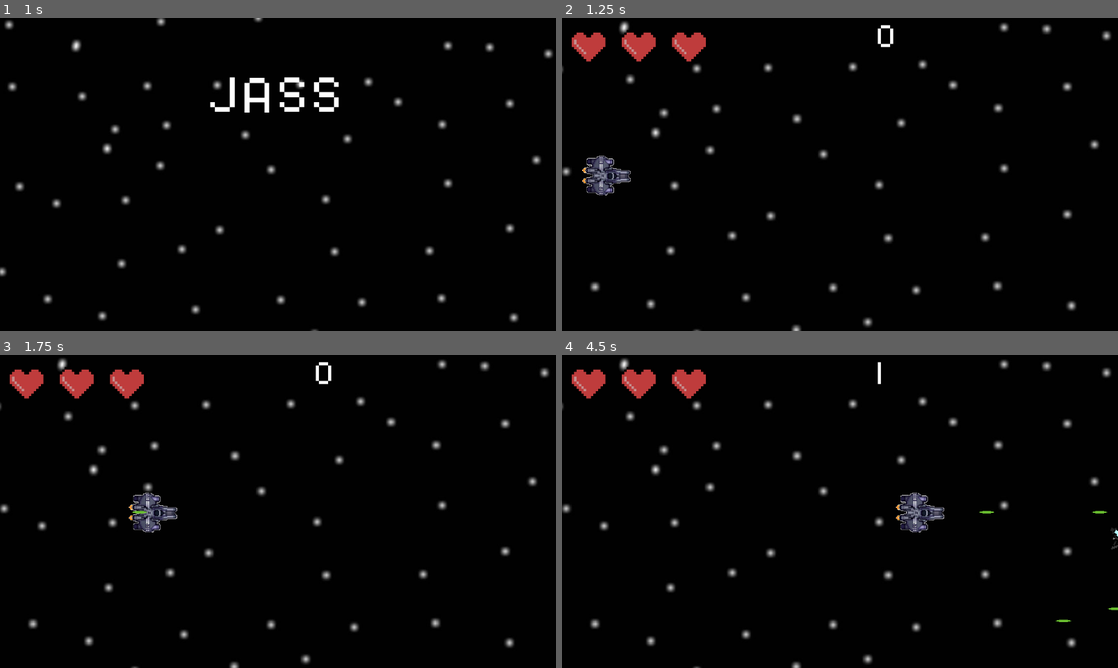
Above: before the commit, frames 1-4 (two rows, left to right).
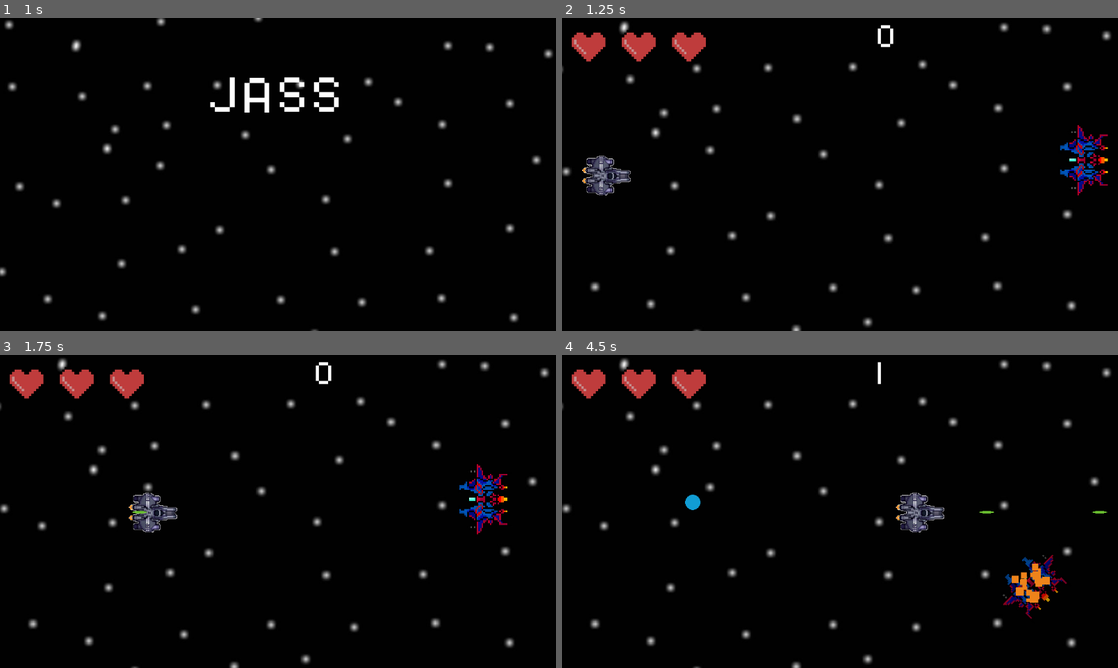
Above: after the commit, the same moments.

Repository: cofeek-codes/Space-Strike
Game: Godot game, scene res://scenes/ui/main_menu.tscn
Same seed, same stepped clock (60 frames per second), same inputs: the game is played once before the commit and once after it.
Inputs (mouse positions are in pixels of both pictures, inside the frame that each line leads up to):
- Up to frame 1 (1 s): click (300, 212) at 0.5 s
- Up to frame 2 (1.25 s): no input
- Up to frame 3 (1.75 s): move the mouse to (400, 495) at 1.27 s; hold D (move_right) from 1.28 s (still down); click (400, 495) at 1.35 s
- Up to frame 4 (4.5 s): move the mouse to (728, 527) at 2.02 s; release D (move_right) at 2.03 s; hold S (move_down) 2.03-2.78 s; click (728, 527) at 2.1 s; move the mouse to (895, 442) at 2.77 s; hold D (move_right) 2.78-3.53 s; click (895, 442) at 2.85 s; move the mouse to (812, 574) at 3.52 s; hold W (move_up) 3.53-4.28 s; click (812, 574) at 3.6 s; move the mouse to (1006, 558) at 4.27 s; hold A (move_left) from 4.28 s (still down); click (1006, 558) at 4.35 s

Frame 1 is identical in both runs. In frame 2, 0.8% of the frame differs, in the area x 89-99%, y 34-57%; in frame 3, 0.7%; in frame 4, 1.1%, in the area x 22-100%, y 44-86%.

Commit message:
[curve enemy]: works, need healthbar + basic enemy refactor and fixes

Diff:
--- a/scenes/enemies/_enemies/basic_enemy.tscn
+++ b/scenes/enemies/_enemies/basic_enemy.tscn
@@ -127,14 +127,14 @@
 "speed": 12.0
 }]
 
-[node name="Enemy" type="Area2D" groups=["enemies"]]
+[node name="BasicEnemy" type="Area2D" groups=["enemies"]]
 rotation = -1.5708
 scale = Vector2(0.3, 0.3)
 script = ExtResource("1_vvoms")
 
 [node name="AnimationPlayer" type="AnimatedSprite2D" parent="."]
 sprite_frames = SubResource("SpriteFrames_ftmxs")
-animation = &"die"
+animation = &"idle"
 autoplay = "idle"
 
 [node name="Collider" type="CollisionPolygon2D" parent="."]
--- /dev/null
+++ b/scenes/enemies/_enemies/curve_enemy.tscn
@@ -0,0 +1,208 @@
+[gd_scene load_steps=13 format=3 uid="uid://c017vfwykfhoy"]
+
+[ext_resource type="Texture2D" uid="uid://dinhjdkmt2xf2" path="res://assets/enemies/curve_enemy.png" id="1_2m6l4"]
+[ext_resource type="Script" path="res://scripts/enemies/curve_enemy.gd" id="1_b86ij"]
+[ext_resource type="Texture2D" uid="uid://rcwhsj1bbme2" path="res://assets/enemies/curve_enemy-hit-sheet.png" id="2_lx1iy"]
+[ext_resource type="Material" uid="uid://dtwdi1tju8edo" path="res://graphics/particle_systems/explosion_psm.tres" id="4_io53w"]
+[ext_resource type="AudioStream" uid="uid://bo7j87psymy0s" path="res://assets/audio/sfx/explosion.wav" id="5_4wb8w"]
+
+[sub_resource type="AtlasTexture" id="AtlasTexture_rx0id"]
+atlas = ExtResource("2_lx1iy")
+region = Rect2(0, 0, 704, 704)
+
+[sub_resource type="AtlasTexture" id="AtlasTexture_niymb"]
+atlas = ExtResource("2_lx1iy")
+region = Rect2(704, 0, 704, 704)
+
+[sub_resource type="SpriteFrames" id="SpriteFrames_hune7"]
+animations = [{
+"frames": [{
+"duration": 1.0,
+"texture": SubResource("AtlasTexture_rx0id")
+}, {
+"duration": 1.0,
+"texture": SubResource("AtlasTexture_niymb")
+}, {
+"duration": 1.0,
+"texture": SubResource("AtlasTexture_rx0id")
+}, {
+"duration": 1.0,
+"texture": SubResource("AtlasTexture_niymb")
+}, {
+"duration": 1.0,
+"texture": SubResource("AtlasTexture_rx0id")
+}, {
+"duration": 1.0,
+"texture": SubResource("AtlasTexture_niymb")
+}, {
+"duration": 1.0,
+"texture": SubResource("AtlasTexture_rx0id")
+}],
+"loop": false,
+"name": &"hit",
+"speed": 12.0
+}, {
+"frames": [{
+"duration": 1.0,
+"texture": ExtResource("1_2m6l4")
+}],
+"loop": false,
+"name": &"idle",
+"speed": 12.0
+}]
+
+[sub_resource type="Animation" id="Animation_6jk40"]
+length = 0.001
+tracks/0/type = "value"
+tracks/0/imported = false
+tracks/0/enabled = true
+tracks/0/path = NodePath("Sprite:rotation")
+tracks/0/interp = 1
+tracks/0/loop_wrap = true
+tracks/0/keys = {
+"times": PackedFloat32Array(0),
+"transitions": PackedFloat32Array(1),
+"update": 0,
+"values": [3.55271e-15]
+}
+tracks/1/type = "value"
+tracks/1/imported = false
+tracks/1/enabled = true
+tracks/1/path = NodePath("Sprite:self_modulate")
+tracks/1/interp = 1
+tracks/1/loop_wrap = true
+tracks/1/keys = {
+"times": PackedFloat32Array(0),
+"transitions": PackedFloat32Array(1),
+"update": 0,
+"values": [Color(1, 1, 1, 1)]
+}
+tracks/2/type = "value"
+tracks/2/imported = false
+tracks/2/enabled = true
+tracks/2/path = NodePath("Sprite:animation")
+tracks/2/interp = 1
+tracks/2/loop_wrap = true
+tracks/2/keys = {
+"times": PackedFloat32Array(0),
+"transitions": PackedFloat32Array(1),
+"update": 1,
+"values": [&"hit"]
+}
+tracks/3/type = "value"
+tracks/3/imported = false
+tracks/3/enabled = true
+tracks/3/path = NodePath("Sprite:frame")
+tracks/3/interp = 1
+tracks/3/loop_wrap = true
+tracks/3/keys = {
+"times": PackedFloat32Array(0),
+"transitions": PackedFloat32Array(1),
+"update": 1,
+"values": [0]
+}
+
+[sub_resource type="Animation" id="Animation_1juj5"]
+resource_name = "die"
+length = 0.9
+tracks/0/type = "value"
+tracks/0/imported = false
+tracks/0/enabled = true
+tracks/0/path = NodePath("Sprite:rotation")
+tracks/0/interp = 1
+tracks/0/loop_wrap = true
+tracks/0/keys = {
+"times": PackedFloat32Array(0, 0.3, 0.6, 0.9),
+"transitions": PackedFloat32Array(1, 1, 1, 1),
+"update": 0,
+"values": [3.55271e-15, 0.785398, 1.5708, 2.35619]
+}
+tracks/1/type = "value"
+tracks/1/imported = false
+tracks/1/enabled = true
+tracks/1/path = NodePath("Sprite:self_modulate")
+tracks/1/interp = 1
+tracks/1/loop_wrap = true
+tracks/1/keys = {
+"times": PackedFloat32Array(0, 0.3, 0.6, 0.9),
+"transitions": PackedFloat32Array(1, 1, 1, 1),
+"update": 0,
+"values": [Color(1, 1, 1, 1), Color(0.75, 0.75, 0.75, 1), Color(0.5, 0.5, 0.5, 1), Color(0.25, 0.25, 0.25, 1)]
+}
+
+[sub_resource type="Animation" id="Animation_3hpeq"]
+resource_name = "hit"
+length = 0.7
+step = 0.1
+tracks/0/type = "value"
+tracks/0/imported = false
+tracks/0/enabled = true
+tracks/0/path = NodePath("Sprite:animation")
+tracks/0/interp = 1
+tracks/0/loop_wrap = true
+tracks/0/keys = {
+"times": PackedFloat32Array(0),
+"transitions": PackedFloat32Array(1),
+"update": 1,
+"values": [&"hit"]
+}
+tracks/1/type = "value"
+tracks/1/imported = false
+tracks/1/enabled = true
+tracks/1/path = NodePath("Sprite:frame")
+tracks/1/interp = 1
+tracks/1/loop_wrap = true
+tracks/1/keys = {
+"times": PackedFloat32Array(0, 0.1, 0.2, 0.3, 0.4, 0.5, 0.6),
+"transitions": PackedFloat32Array(1, 1, 1, 1, 1, 1, 1),
+"update": 1,
+"values": [0, 1, 2, 3, 4, 5, 6]
+}
+
+[sub_resource type="AnimationLibrary" id="AnimationLibrary_05t14"]
+_data = {
+"RESET": SubResource("Animation_6jk40"),
+"die": SubResource("Animation_1juj5"),
+"hit": SubResource("Animation_3hpeq")
+}
+
+[node name="CurveEnemy" type="Area2D" groups=["enemies"]]
+rotation = -1.5708
+scale = Vector2(0.3, 0.3)
+script = ExtResource("1_b86ij")
+
+[node name="Sprite" type="AnimatedSprite2D" parent="."]
+sprite_frames = SubResource("SpriteFrames_hune7")
+animation = &"hit"
+
+[node name="Collider" type="CollisionPolygon2D" parent="."]
+visible = false
+polygon = PackedVector2Array(-253, -55, -209, -99, -198, -110, -110, -165, -99, -176, -44, -176, 45, -176, 99, -176, 187, -110, 198, -110, 253, -55, 253, -33, 187, 110, 187, 198, 176, 198, -176, 198, -187, 198, -198, 55, -198, 44, -231, -1.00973e-05, -253, -34)
+
+[node name="AudioPlayer" type="AudioStreamPlayer" parent="."]
+stream = ExtResource("5_4wb8w")
+bus = &"SFX"
+
+[node name="ExplosionPS" type="GPUParticles2D" parent="."]
+scale = Vector2(5, 5)
+emitting = false
+amount = 25
+process_material = ExtResource("4_io53w")
+one_shot = true
+explosiveness = 1.0
+local_coords = true
+
+[node name="AimMarker" type="Marker2D" parent="."]
+position = Vector2(7.34351e-06, -168)
+
+[node name="ShootCoolDownTimer" type="Timer" parent="."]
+wait_time = 1.5
+autostart = true
+
+[node name="AnimationPlayer" type="AnimationPlayer" parent="."]
+libraries = {
+"": SubResource("AnimationLibrary_05t14")
+}
+
+[connection signal="area_entered" from="." to="." method="_on_area_entered"]
+[connection signal="timeout" from="ShootCoolDownTimer" to="." method="_on_shoot_cool_down_timer_timeout"]
--- /dev/null
+++ b/scenes/enemies/enemy_curve_bullet.tscn
@@ -0,0 +1,31 @@
+[gd_scene load_steps=5 format=3 uid="uid://4itmmbhxkf4w"]
+
+[ext_resource type="Script" path="res://scripts/enemies/curve_enemy_bullet.gd" id="1_r23lg"]
+[ext_resource type="Texture2D" uid="uid://bgwimcb1bun7k" path="res://assets/enemies/curve_enemy_bullet.png" id="2_opeje"]
+[ext_resource type="AudioStream" uid="uid://bgmaul6bxxttl" path="res://assets/audio/sfx/shot.wav" id="3_jusxg"]
+
+[sub_resource type="CircleShape2D" id="CircleShape2D_tavsy"]
+radius = 16.0312
+
+[node name="CurveEnemyBullet" type="Area2D"]
+script = ExtResource("1_r23lg")
+OSCILLATION_AMPLITUDE = 1.0
+
+[node name="Sprite" type="Sprite2D" parent="."]
+texture = ExtResource("2_opeje")
+
+[node name="Collider" type="CollisionShape2D" parent="."]
+shape = SubResource("CircleShape2D_tavsy")
+
+[node name="DispawnTimer" type="Timer" parent="."]
+process_callback = 0
+wait_time = 5.0
+one_shot = true
+autostart = true
+
+[node name="AudioPlayer" type="AudioStreamPlayer" parent="."]
+stream = ExtResource("3_jusxg")
+bus = &"SFX"
+
+[connection signal="body_entered" from="." to="." method="_on_body_entered"]
+[connection signal="timeout" from="DispawnTimer" to="." method="_on_dispawn_timer_timeout"]
--- a/scenes/main/game.tscn
+++ b/scenes/main/game.tscn
@@ -1,10 +1,11 @@
-[gd_scene load_steps=6 format=3 uid="uid://d2srv830ah0a5"]
+[gd_scene load_steps=7 format=3 uid="uid://d2srv830ah0a5"]
 
 [ext_resource type="Texture2D" uid="uid://bidl06v5fr0ip" path="res://assets/game/background.jpg" id="1_5su6y"]
 [ext_resource type="PackedScene" uid="uid://c475vp2gxr3q2" path="res://scenes/player/player.tscn" id="2_pe4lf"]
 [ext_resource type="PackedScene" uid="uid://tqna3almfkmy" path="res://scenes/enemies/enemy_spawner.tscn" id="3_pij6b"]
 [ext_resource type="PackedScene" uid="uid://d2xckmbbw3qnl" path="res://scenes/game_ui/healthbar.tscn" id="4_ms05x"]
 [ext_resource type="PackedScene" uid="uid://cy6ltlhn2n88p" path="res://scenes/game_ui/score.tscn" id="5_14cxf"]
+[ext_resource type="PackedScene" uid="uid://c017vfwykfhoy" path="res://scenes/enemies/_enemies/curve_enemy.tscn" id="6_bnwte"]
 
 [node name="Game" type="Node2D"]
 
@@ -17,6 +18,7 @@
 position = Vector2(90, 324)
 
 [node name="EnemySpawner" parent="." instance=ExtResource("3_pij6b")]
+process_mode = 4
 position = Vector2(1188, 326)
 
 [node name="HealthBar" parent="." instance=ExtResource("4_ms05x")]
@@ -36,3 +38,6 @@
 grow_horizontal = 2
 size_flags_horizontal = 6
 size_flags_vertical = 6
+
+[node name="CurveEnemy" parent="." instance=ExtResource("6_bnwte")]
+position = Vector2(1105, 293)
--- a/scripts/enemies/basic_enemy.gd
+++ b/scripts/enemies/basic_enemy.gd
@@ -45,7 +45,8 @@
 
 
 func _on_shoot_cool_down_timer_timeout() -> void:
-	shoot()
+	if animation_player.animation != 'die':
+		shoot()
 
 
 func _on_area_entered(area: Area2D) -> void:
--- /dev/null
+++ b/scripts/enemies/curve_enemy.gd
@@ -0,0 +1,73 @@
+extends Area2D
+
+var speed = randf_range(100.0, 200.0)
+
+@onready var player = get_node('../Player/EnemyTarget')
+
+var bullet_scene = preload("res://scenes/enemies/enemy_curve_bullet.tscn")
+
+@onready var aim_marker: Marker2D = $AimMarker
+@onready var animation_player: AnimationPlayer = $AnimationPlayer
+@onready var collider: CollisionPolygon2D = $Collider
+@onready var explosion_particles: GPUParticles2D = $ExplosionPS
+@onready var audio_player: AudioStreamPlayer = $AudioPlayer
+@onready var score: Control = $"../Score"
+
+@onready var explosion_sfx_stream = preload("res://assets/audio/sfx/explosion.wav")
+@onready var hit_sfx_stream = preload("res://assets/audio/sfx/hit.wav")
+
+const MAX_HEALTH = 2
+
+var health = MAX_HEALTH
+
+
+func shoot():
+	var bullet = bullet_scene.instantiate()
+	bullet.global_position = aim_marker.global_position
+	get_parent().add_child(bullet)
+
+func die():
+	print_debug("die")
+	animation_player.play('die')
+	explosion_particles.restart()
+	audio_player.stream = explosion_sfx_stream
+	audio_player.pitch_scale = randf_range(0.5, 1.2)
+	audio_player.play()
+	score.emit_signal('update_score')
+	await animation_player.animation_finished
+	queue_free()
+
+
+
+func get_hit():
+	print_debug("get_hit")
+	print("enemy health %d" % health)
+	animation_player.play("hit")
+	audio_player.stream = hit_sfx_stream
+	audio_player.pitch_scale = randf_range(0.5, 1.2)
+	audio_player.play()
+
+# Called when the node enters the scene tree for the first time.
+func _ready() -> void:
+	print_debug('curve enemy spawned')
+
+
+# Called every frame. 'delta' is the elapsed time since the previous frame.
+func _physics_process(delta: float) -> void:
+	if !animation_player.is_playing():
+			position = position.move_toward(player.global_position, speed * delta)
+
+
+
+func _on_shoot_cool_down_timer_timeout() -> void:
+	if !animation_player.is_playing():
+		shoot()
+
+
+func _on_area_entered(area: Area2D) -> void:
+	if area.is_in_group('player_bullets'):
+		health -= 1
+		if health == 0:
+			die()
+		else:
+			get_hit()
--- /dev/null
+++ b/scripts/enemies/curve_enemy_bullet.gd
@@ -0,0 +1,47 @@
+extends Area2D
+
+const SPEED = 300.0
+const LIFETIME = 5
+
+@export var OSCILLATION_AMPLITUDE: float = 2.0
+@export var OSCILLATION_FREQUENCY: float = 2.0
+@export var direction: Vector2 = Vector2.RIGHT
+
+var time: float = 0.0
+
+@onready var timer: Timer = $DispawnTimer
+@onready var audio_player: AudioStreamPlayer = $AudioPlayer
+
+@onready var player: CharacterBody2D = get_node('../Player')
+
+
+
+func _ready() -> void:
+	audio_player.pitch_scale = randf_range(0.5, 1.5)
+	audio_player.play()
+
+func _physics_process(delta: float) -> void:
+
+	# Update time for oscillation
+	time += delta * OSCILLATION_FREQUENCY
+
+	# Calculate vertical offset using sine wave
+	var vertical_offset = sin(time) * OSCILLATION_AMPLITUDE
+
+	# Create movement vector combining horizontal and vertical components
+	var movement = direction * SPEED * delta
+	movement.y += vertical_offset
+
+	# Apply movement
+	position -= movement
+
+
+func _on_dispawn_timer_timeout() -> void:
+	queue_free()
+
+
+
+func _on_body_entered(body: Node2D) -> void:
+	if body == player:
+		player.emit_signal('got_hit')
+		queue_free()
--- a/scripts/enemies/enemy_spawner.gd
+++ b/scripts/enemies/enemy_spawner.gd
@@ -4,7 +4,8 @@
 const ENEMY_SPAWNED_LIMIT = 5
 
 var enemy_scenes: Array = [
-	preload("res://scenes/enemies/_enemies/basic_enemy.tscn")
+	#preload("res://scenes/enemies/_enemies/basic_enemy.tscn")
+	preload("res://scenes/enemies/_enemies/curve_enemy.tscn")
 ]
 
 
@@ -13,7 +14,7 @@
 
 func _debug_assert_all_enemies_loaded():
 	var enemy_dir_len = len(DirAccess.open(ENEMIES_FOLDER_PATH).get_files())
-	assert(enemy_dir_len == len(enemy_scenes), "EnemySpawner: not all enemy scenes are loaded")
+	#assert(enemy_dir_len == len(enemy_scenes), "EnemySpawner: not all enemy scenes are loaded")
 
 func _on_enemy_spawn_timer_timeout() -> void:
 	if get_tree().get_node_count_in_group("enemies") < ENEMY_SPAWNED_LIMIT:
Binary file added: assets/enemies/curve_enemy-hit-sheet.png
Not shown, added: assets/enemies/curve_enemy-hit-sheet.png.import
Binary file added: assets/enemies/curve_enemy.ase
Binary file added: assets/enemies/curve_enemy.png
Not shown, added: assets/enemies/curve_enemy.png.import
Binary file added: assets/enemies/curve_enemy_bullet.png
Not shown, added: assets/enemies/curve_enemy_bullet.png.import
